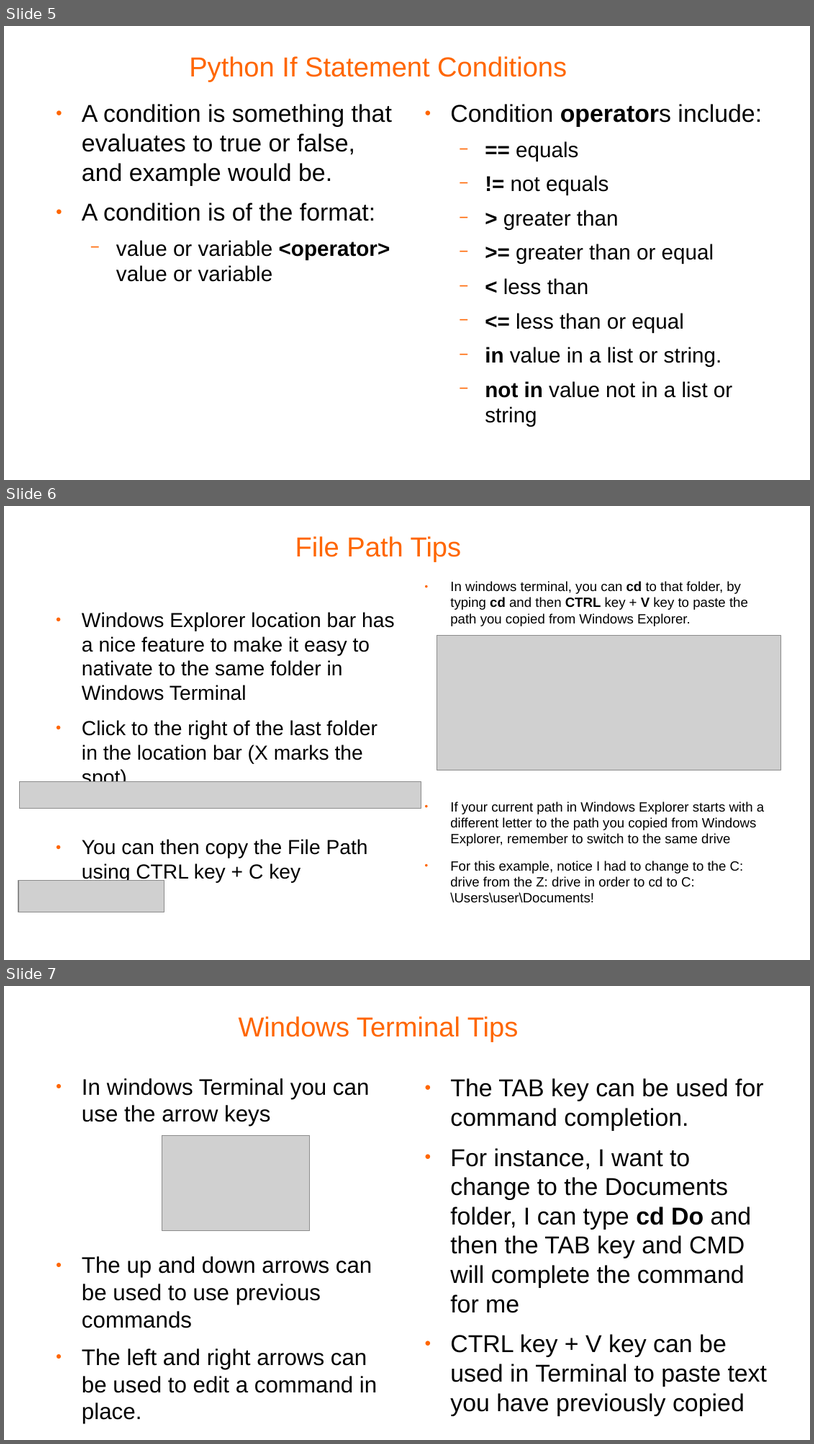
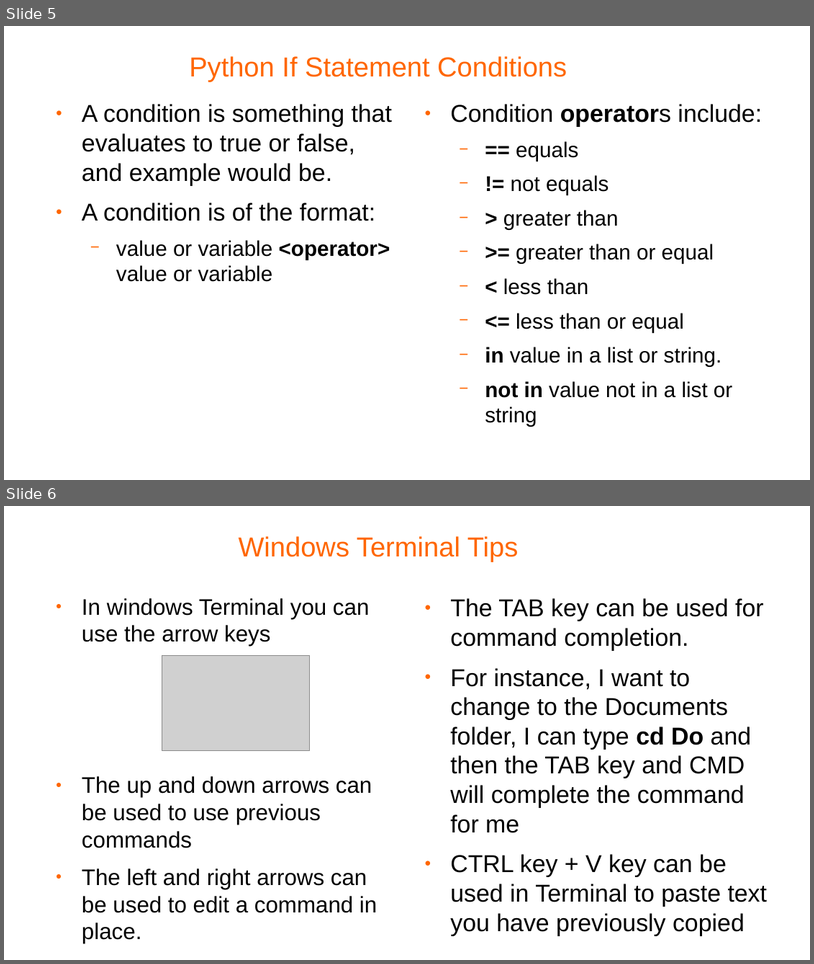
Before and after one commit to pellcorp/coding, a slide deck: docs/python-coding.odp. Shown one above the other, each under a label of ours: slides 5, 6 and 7 before the commit, slides 5 and 6 after it. The pictures are 814x1444 and 814x964 pixels, drawn with LibreOffice and Linux fonts; fonts in the diff are those of the drawing; grey boxes stand for pictures; background and template pictures are left out. Boxes give left, top, right and bottom in pixels: in the first picture for what was removed or moved away, otherwise in the second. Text is boxed around its words. In the diff, an @@ line names an element or a change of style, - is before the commit and + after.

```diff
--- a/docs/python-coding.odp
+++ b/docs/python-coding.odp
@@ slide 6 removed at bbox=[4, 506, 810, 960], background #FFFFFF @@
@@ title removed at bbox=[296, 536, 462, 562] @@
-File Path Tips
@@ text removed at bbox=[450, 581, 764, 903] @@
-● In windows terminal, you can cd to that folder, by typing cd and then CTRL key + V key to paste the path you copied from Windows Explorer.
-● If your current path in Windows Explorer starts with a different letter to the path you copied from Windows Explorer, remember to switch to the same drive
-● For this example, notice I had to change to the C: drive from the Z: drive in order to cd to C:\Users\user\Documents!
@@ text removed at bbox=[82, 612, 395, 883] @@
-● Windows Explorer location bar has a nice feature to make it easy to nativate to the same folder in Windows Terminal
-● Click to the right of the last folder in the location bar (X marks the spot)
-● You can then copy the File Path using CTRL key + C key
@@ picture removed at bbox=[437, 636, 782, 770] @@
@@ picture removed at bbox=[19, 782, 422, 808] @@
@@ picture removed at bbox=[18, 880, 165, 912] @@
@@ what was slide 7 is now slide 6 @@
```
Also in this commit, not shown: 2 slides changed, 1 other file.
